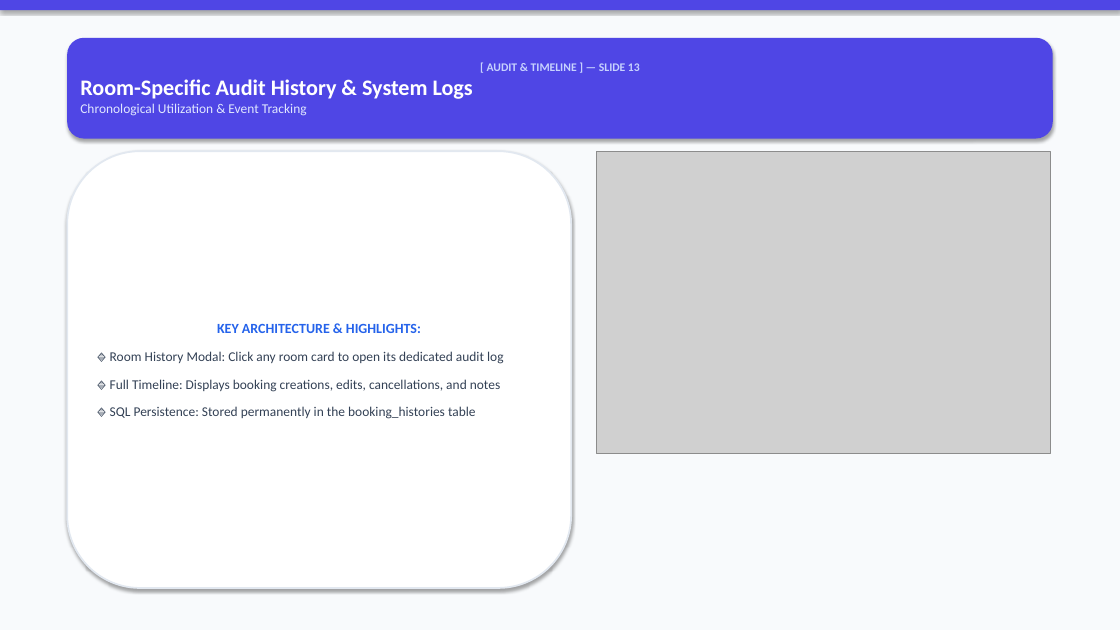
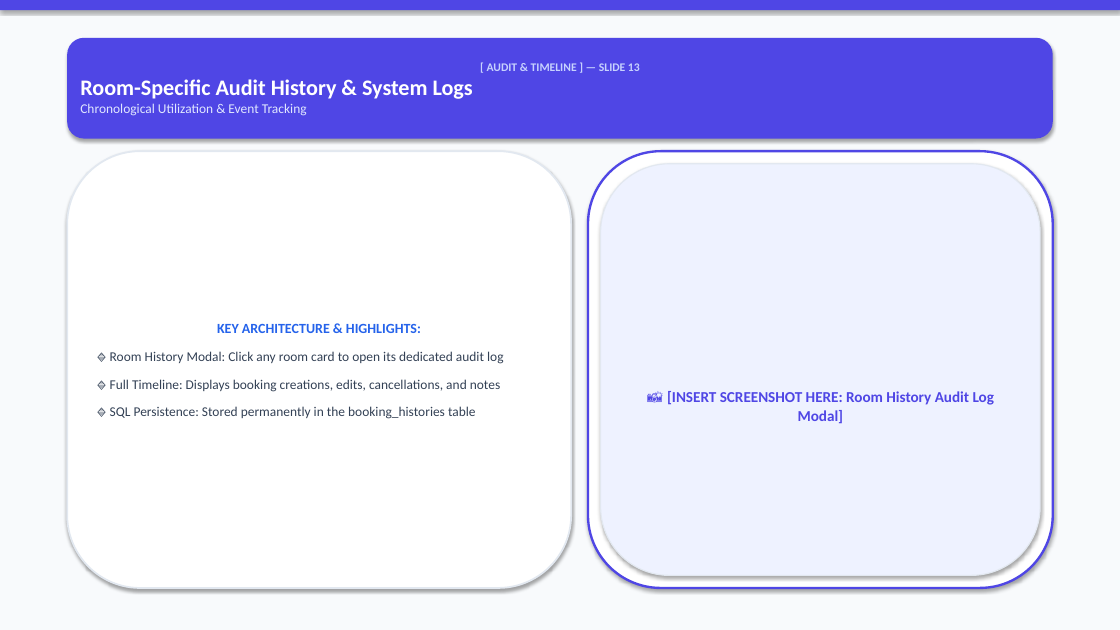
Before and after one commit to VishalMishraCSE/meeting-room-booking-system, a slide deck: slide 13 of document/PRESENTATION_DECK_SLIDES.pptx. Drawn at 1120x630 pixels with LibreOffice and Linux fonts; fonts in the diff are those of the drawing; grey boxes stand for pictures. Boxes give left, top, right and bottom in pixels: in the first picture for what was removed or moved away, otherwise in the second. Text is boxed around its words. In the diff, an @@ line names an element or a change of style, - is before the commit and + after.

Commit message:
docs: restore original presentation deck format with custom screenshot placeholder frame cards on every slide

```diff
--- a/document/PRESENTATION_DECK_SLIDES.pptx
+++ b/document/PRESENTATION_DECK_SLIDES.pptx
@@ rounded rectangle added at [588, 151, 1053, 588], fill #FFFFFF, outline #4F46E5 2 pt @@
@@ picture removed at [597, 151, 1050, 454] @@
@@ rounded rectangle added at [601, 164, 1040, 576], fill #EEF2FF, outline #E2E8F0 1 pt, 13 pt, text #4F46E5, bold @@
+📸 [INSERT SCREENSHOT HERE: Room History Audit Log Modal]
```
Also in this commit, not shown: 17 other slides changed.
